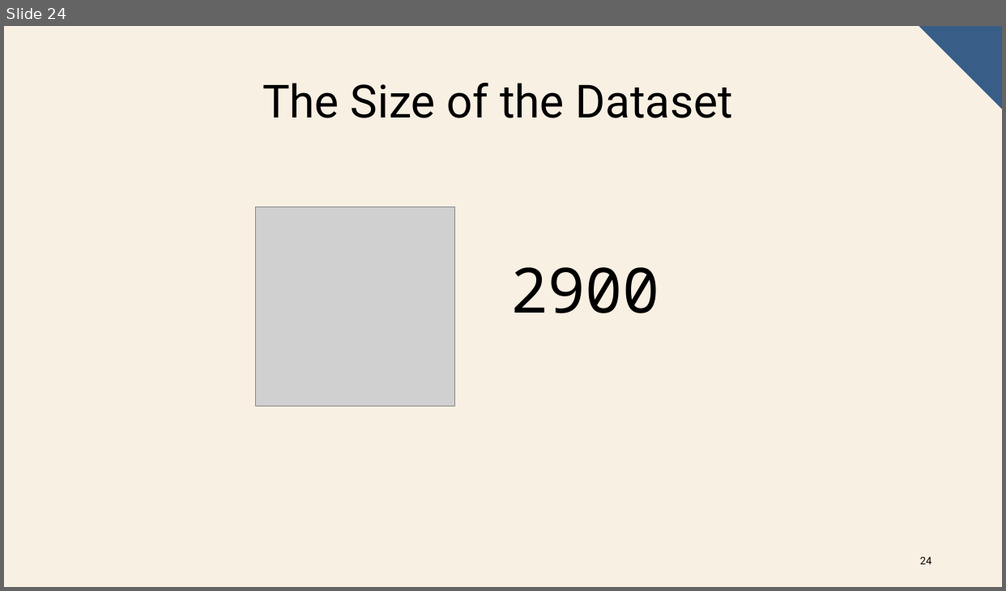
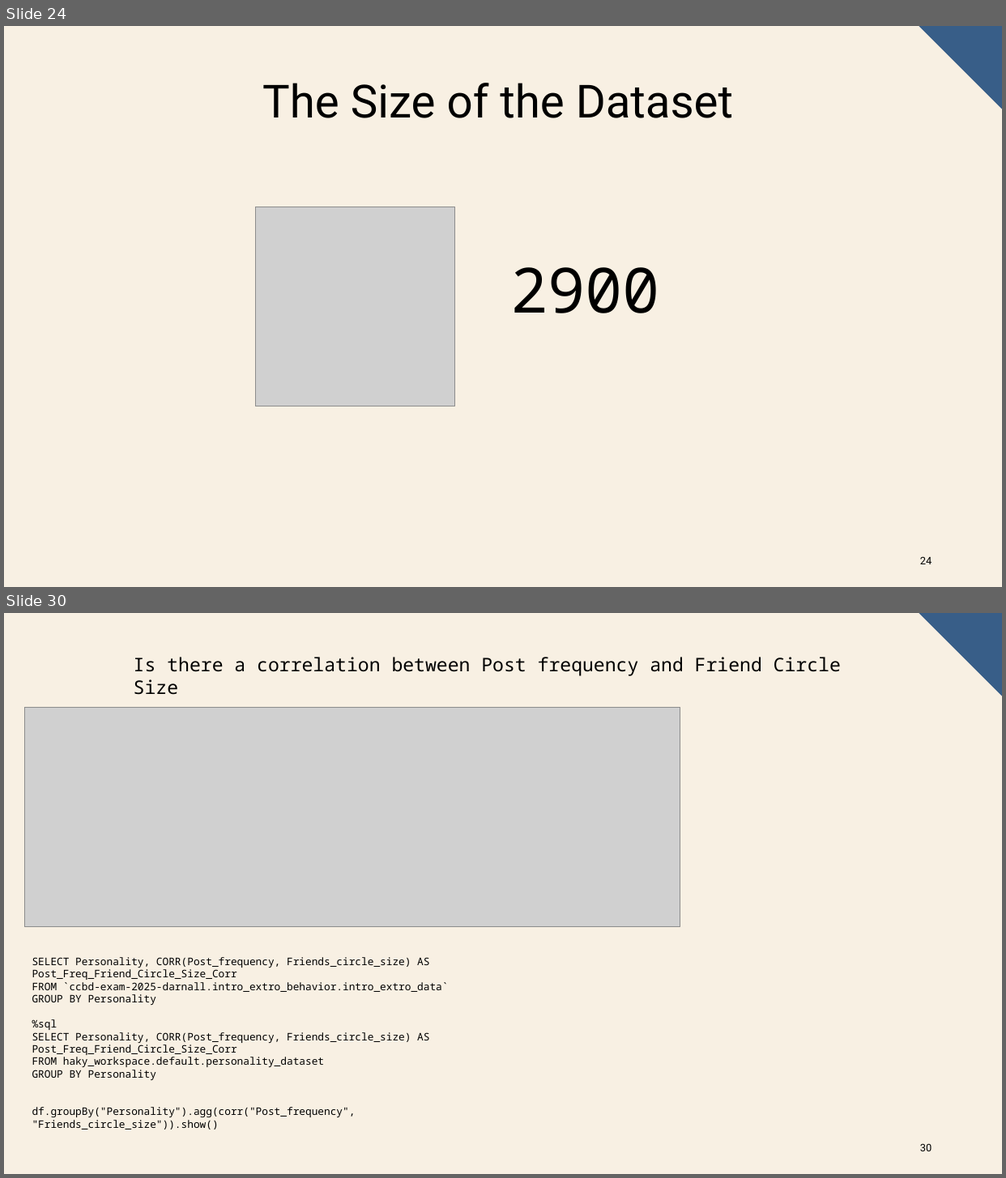
Before and after one commit to AndrewDarnall/Intro-Extro-Scope, a slide deck: docs/ccbd_project_presentation.pptx. Shown one above the other, each under a label of ours: slide 24 before the commit, slides 24 and 30 after it; the slides between them are not shown. The pictures are 1006x591 and 1006x1178 pixels, drawn with LibreOffice and Linux fonts; fonts in the diff are those of the drawing; grey boxes stand for pictures. Boxes give left, top, right and bottom in pixels: in the first picture for what was removed or moved away, otherwise in the second. Text is boxed around its words. In the diff, an @@ line names an element or a change of style, - is before the commit and + after.

```diff
--- a/docs/ccbd_project_presentation.pptx
+++ b/docs/ccbd_project_presentation.pptx
@@ slide 30 added at [4, 613, 1002, 1174], background #F8F0E3; not listed: 1 template element that a slide beside it also shows @@
@@ text added at [134, 657, 841, 676], 18 pt, text #000000 @@
+Is there a correlation between Post frequency and Friend Circle Size
@@ picture added at [25, 707, 680, 927] @@
@@ text added at [32, 957, 449, 1130], 10 pt, text #000000 @@
+SELECT Personality, CORR(Post_frequency, Friends_circle_size) AS Post_Freq_Friend_Circle_Size_Corr
+FROM `ccbd-exam-2025-darnall.intro_extro_behavior.intro_extro_data`
+GROUP BY Personality
+%sql
+SELECT Personality, CORR(Post_frequency, Friends_circle_size) AS Post_Freq_Friend_Circle_Size_Corr
+FROM haky_workspace.default.personality_dataset
+GROUP BY Personality
+df.groupBy("Personality").agg(corr("Post_frequency", "Friends_circle_size")).show()
@@ page number added at [920, 1144, 931, 1152], 10 pt, text #000000 @@
+30
```
Also in this commit, not shown: 13 other slides added, 1 slide removed, 1 other file.
